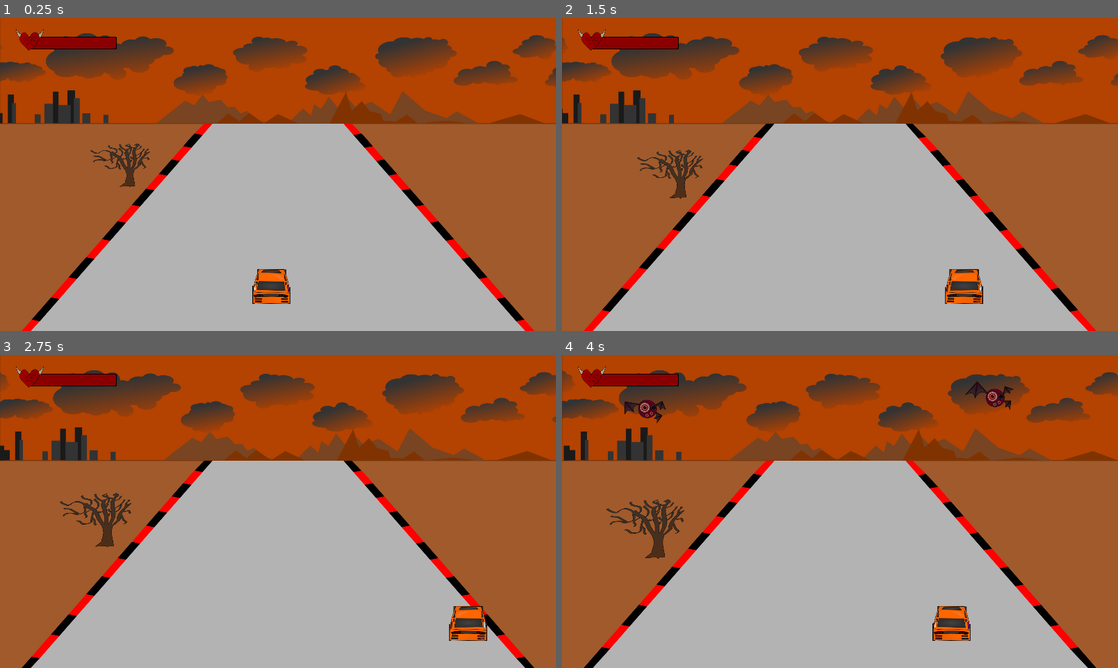
Above: before the commit, frames 1-4 (two rows, left to right).
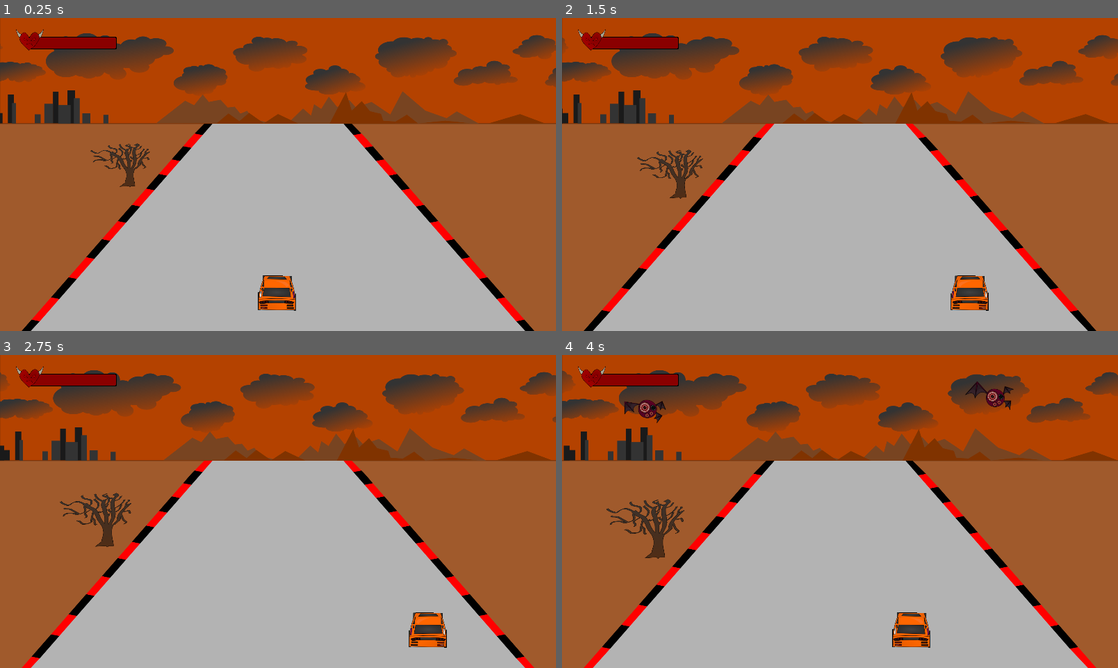
Above: after the commit, the same moments.

Repository: adambraude/LD47
Game: Godot game, scene res://Main.tscn
Two runs of this game, one before a commit and one after it. Both use one fixed random seed, a clock stepped at 60 frames per second and the inputs below.
Inputs:
- Up to frame 1 (0.25 s): no input
- Up to frame 2 (1.5 s): hold Right (ui_right) 0.53-1.28 s; hold Down (ui_down) from 1.28 s (still down)
- Up to frame 3 (2.75 s): release Down (ui_down) at 2.03 s; hold Right (ui_right) from 2.03 s (still down)
- Up to frame 4 (4 s): release Right (ui_right) at 2.78 s; hold Up (ui_up) 2.78-3.53 s; hold Left (ui_left) from 3.53 s (still down)

The runs differ from the first frame. In frame 1, 3.2% of the frame differs, in the area x 3-97%, y 33-100%; in frame 2, 3.2%; in frame 3, 3.7%; in frame 4, 3.8%.

Commit message:
crab enemy now shots at player, fixed player location issues

Diff:
--- a/BatEnemy.gd
+++ b/BatEnemy.gd
@@ -67,6 +67,6 @@
 func _on_AnimatedSprite_animation_finished():
 	if attacked == true:
 		attacked = false
-		fireball.position = $AnimatedSprite.position
-		add_child(fireball)
+		fireball.position = self.global_position
+		get_node("/root/").add_child(fireball)
 		attackWait()
--- a/CrabEnemy.gd
+++ b/CrabEnemy.gd
@@ -1,10 +1,16 @@
 extends RigidBody2D
+
+export (PackedScene) var Fireball
 
 
 # Declare member variables here. Examples:
 # var a = 2
 # var b = "text"
+var fireball
 var attacked = false
+var attackSpeed= 500
+
+var attackDir = Vector2()
 
 
 # Called when the node enters the scene tree for the first time.
@@ -18,7 +24,7 @@
 	var timer = Timer.new()
 
 	# Wait on attack is 2-5 seconds
-	var wait = randf()*3+2
+	var wait = randf()*2+1
 	timer.set_wait_time(wait)
 
 	timer.set_one_shot(true)
@@ -28,19 +34,29 @@
 	add_child(timer)
 
 	timer.start()
-	#fireball = Fireball.instance()
+
+	fireball = Fireball.instance()
 
 func attack():
 	attacked = true
 	$AnimatedSprite.play("Attack")
 # Called every frame. 'delta' is the elapsed time since the previous frame.
 #func _process(delta):
-#	pass
+	#pass
 
 
 func _on_AnimatedSprite_animation_finished():
 	if attacked == true:
 		attacked = false
-		#fireball.position = $AnimatedSprite.position
-		#add_child(fireball)
+		fireball.position = self.global_position
+
+		var localPlayer = get_tree().get_root().get_node("Main").find_node("Player")
+
+		attackDir = localPlayer.position - fireball.position
+
+		var normAttack = attackDir.normalized()
+
+		fireball.set_linear_velocity(normAttack*attackSpeed)
+
+		get_node("/root/").add_child(fireball)
 		attackWait()
--- a/CrabEnemy.tscn
+++ b/CrabEnemy.tscn
@@ -61,17 +61,18 @@
 [ext_resource path="res://assets/Crab_spell_36.png" type="Texture" id=59]
 [ext_resource path="res://assets/Crab_spell_38.png" type="Texture" id=60]
 [ext_resource path="res://CrabEnemy.gd" type="Script" id=61]
+[ext_resource path="res://Fireball.tscn" type="PackedScene" id=62]
 
 [sub_resource type="SpriteFrames" id=1]
 animations = [ {
+"frames": [ ExtResource( 17 ), ExtResource( 16 ), ExtResource( 18 ), ExtResource( 5 ), ExtResource( 22 ), ExtResource( 14 ), ExtResource( 15 ), ExtResource( 9 ), ExtResource( 19 ), ExtResource( 20 ), ExtResource( 12 ), ExtResource( 10 ), ExtResource( 4 ), ExtResource( 13 ), ExtResource( 3 ), ExtResource( 8 ), ExtResource( 21 ), ExtResource( 6 ), ExtResource( 11 ), ExtResource( 2 ), ExtResource( 7 ) ],
+"loop": true,
+"name": "Idle",
+"speed": 24.0
+}, {
 "frames": [ ExtResource( 52 ), ExtResource( 53 ), ExtResource( 43 ), ExtResource( 1 ), ExtResource( 25 ), ExtResource(  …(634 unchanged characters)…
 "loop": true,
 "name": "Attack",
-"speed": 24.0
-}, {
-"frames": [ ExtResource( 17 ), ExtResource( 16 ), ExtResource( 18 ), ExtResource( 5 ), ExtResource( 22 ), ExtResource( 14 ), ExtResource( 15 ), ExtResource( 9 ), ExtResource( 19 ), ExtResource( 20 ), ExtResource( 12 ), ExtResource( 10 ), ExtResource( 4 ), ExtResource( 13 ), ExtResource( 3 ), ExtResource( 8 ), ExtResource( 21 ), ExtResource( 6 ), ExtResource( 11 ), ExtResource( 2 ), ExtResource( 7 ) ],
-"loop": true,
-"name": "Idle",
 "speed": 24.0
 } ]
 
@@ -85,13 +86,14 @@
 collision_layer = 0
 gravity_scale = 0.0
 script = ExtResource( 61 )
+Fireball = ExtResource( 62 )
 
 [node name="AnimatedSprite" type="AnimatedSprite" parent="."]
 position = Vector2( -59.2021, -50.0856 )
 scale = Vector2( 1.5, 1.5 )
 frames = SubResource( 1 )
 animation = "Attack"
-frame = 13
+frame = 34
 offset = Vector2( -1.95476, -26.3718 )
 
 [node name="CollisionShape2D" type="CollisionShape2D" parent="."]
@@ -100,4 +102,7 @@
 
 [node name="Attack Cool Down" type="Timer" parent="."]
 wait_time = 2.5
+
+[node name="Fireball Spawn Location" type="Position2D" parent="."]
+position = Vector2( -59.7035, -211.064 )
 [connection signal="animation_finished" from="AnimatedSprite" to="." method="_on_AnimatedSprite_animation_finished"]
--- a/Fireball.tscn
+++ b/Fireball.tscn
@@ -1,17 +1,19 @@
-[gd_scene load_steps=5 format=2]
+[gd_scene load_steps=7 format=2]
 
-[ext_resource path="res://assets/fireball.png" type="Texture" id=1]
+[ext_resource path="res://assets/bloodball-0_1.png" type="Texture" id=1]
 [ext_resource path="res://Fireball.gd" type="Script" id=2]
+[ext_resource path="res://assets/bloodball-0_2.png" type="Texture" id=3]
+[ext_resource path="res://assets/bloodball-0_0.png" type="Texture" id=4]
 
 [sub_resource type="RectangleShape2D" id=1]
 extents = Vector2( 25, 61.6366 )
 
 [sub_resource type="SpriteFrames" id=2]
 animations = [ {
-"frames": [ ExtResource( 1 ) ],
+"frames": [ ExtResource( 4 ), ExtResource( 1 ), ExtResource( 3 ) ],
 "loop": true,
-"name": "default",
-"speed": 5.0
+"name": "fire",
+"speed": 24.0
 } ]
 
 [node name="Fireball" type="RigidBody2D"]
@@ -27,5 +29,7 @@
 position = Vector2( -0.370605, 0.296722 )
 scale = Vector2( 0.75, 0.75 )
 frames = SubResource( 2 )
+animation = "fire"
+frame = 2
 offset = Vector2( 1.78482, -14.4389 )
 [connection signal="body_entered" from="." to="." method="_on_Fireball_body_entered"]
--- a/Main.tscn
+++ b/Main.tscn
@@ -11,18 +11,15 @@
 
 [node name="Background" parent="." instance=ExtResource( 1 )]
 
-[node name="Road" parent="Background" index="2"]
-frame = 1
-
 [node name="StartTimer" type="Timer" parent="."]
 wait_time = 2.0
 one_shot = true
 
 [node name="StartPosition" type="Position2D" parent="."]
-position = Vector2( 800, 800 )
+position = Vector2( 958.571, 952.907 )
 
 [node name="Player" parent="." instance=ExtResource( 2 )]
-position = Vector2( 824.278, 849.461 )
+position = Vector2( 962.083, 951.399 )
 rotation = 0.00878105
 
 [node name="EnemySpawner" parent="." instance=ExtResource( 5 )]
--- a/PlayerDone.tscn
+++ b/PlayerDone.tscn
@@ -21,23 +21,22 @@
 } ]
 
 [node name="Player" type="Area2D"]
-position = Vector2( -5.722, 5.461 )
 collision_mask = 2
 script = ExtResource( 1 )
+__meta__ = {
+"_edit_group_": true
+}
 
 [node name="RigidBody2D" type="RigidBody2D" parent="."]
 collision_mask = 2
 
 [node name="CollisionShape2D2" type="CollisionShape2D" parent="RigidBody2D"]
-position = Vector2( 138, 130.476 )
 shape = SubResource( 1 )
 
 [node name="CollisionShape2D" type="CollisionShape2D" parent="."]
-position = Vector2( 138, 130.476 )
 shape = SubResource( 1 )
 
 [node name="AnimatedSprite" type="AnimatedSprite" parent="."]
-position = Vector2( 140.51, 129.38 )
 rotation = -3.93931e-08
 frames = SubResource( 2 )
 animation = "Moving"
Not shown: 2 places in BatEnemy.tscn that only renumber resources
Not shown: 1 places in CrabEnemy.tscn that only renumber resources
